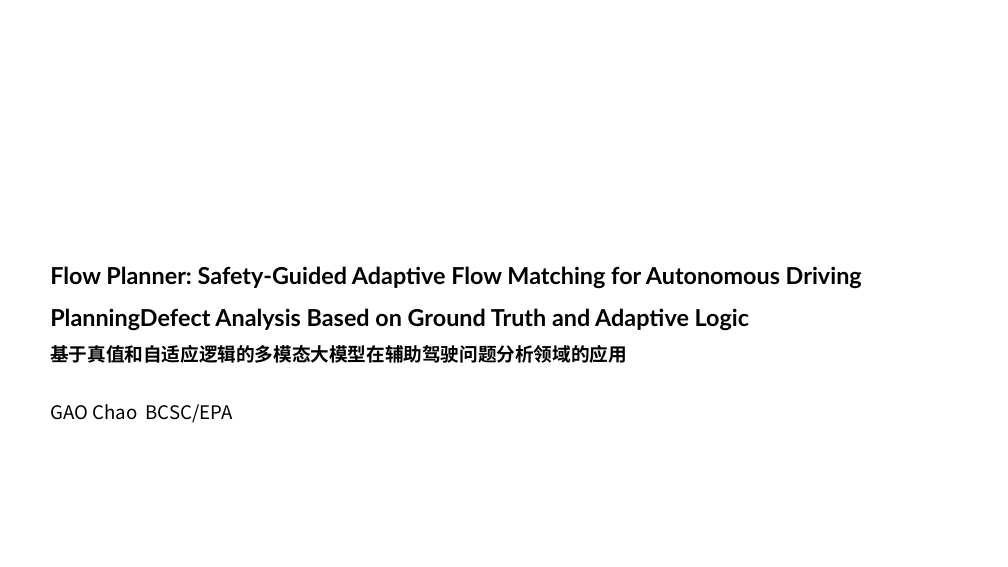
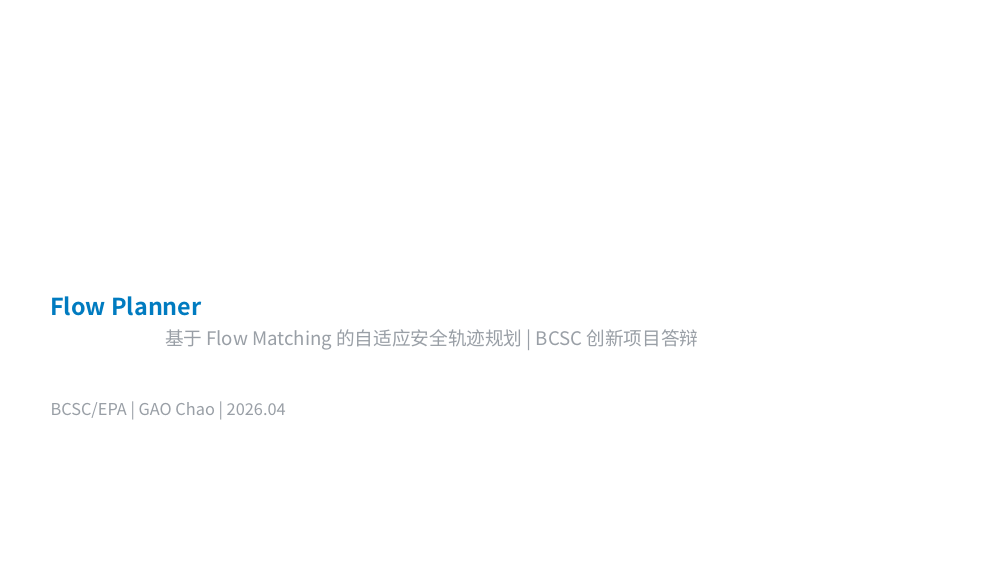
Before and after one commit to gcjms/Flow-Planner, a slide deck: slide 1 of FlowPlanner_v3.pptx. Drawn at 1008x567 pixels with LibreOffice and Linux fonts; fonts in the diff are those of the drawing; background and template pictures are left out. Boxes give left, top, right and bottom in pixels: in the first picture for what was removed or moved away, otherwise in the second. Text is boxed around its words. In the diff, an @@ line names an element or a change of style, - is before the commit and + after.

Commit message:
add new ppt

```diff
--- a/FlowPlanner_v3.pptx
+++ b/FlowPlanner_v3.pptx
@@ title at (50,296,201,316): text changed; font Lato to Noto Sans CJK SC; text colour #000000 to #007BC0 @@
-Flow Planner: Safety-Guided Adaptive Flow Matching for Autonomous Driving PlanningDefect Analysis Based on Ground Truth and Adaptive Logic
-基于真值和自适应逻辑的多模态大模型在辅助驾驶问题分析领域的应用
+Flow Planner
@@ text added at (165,329,699,350), 16 pt, text #999FA6 @@
+基于 Flow Matching 的自适应安全轨迹规划 | BCSC 创新项目答辩
@@ text at (51,402,286,418): text changed; size 16 to 14 pt; text colour #000000 to #999FA6 @@
-GAO Chao BCSC/EPA
+BCSC/EPA | GAO Chao | 2026.04
```
Also in this commit, not shown: 25 other slides changed, 8 slides removed.
